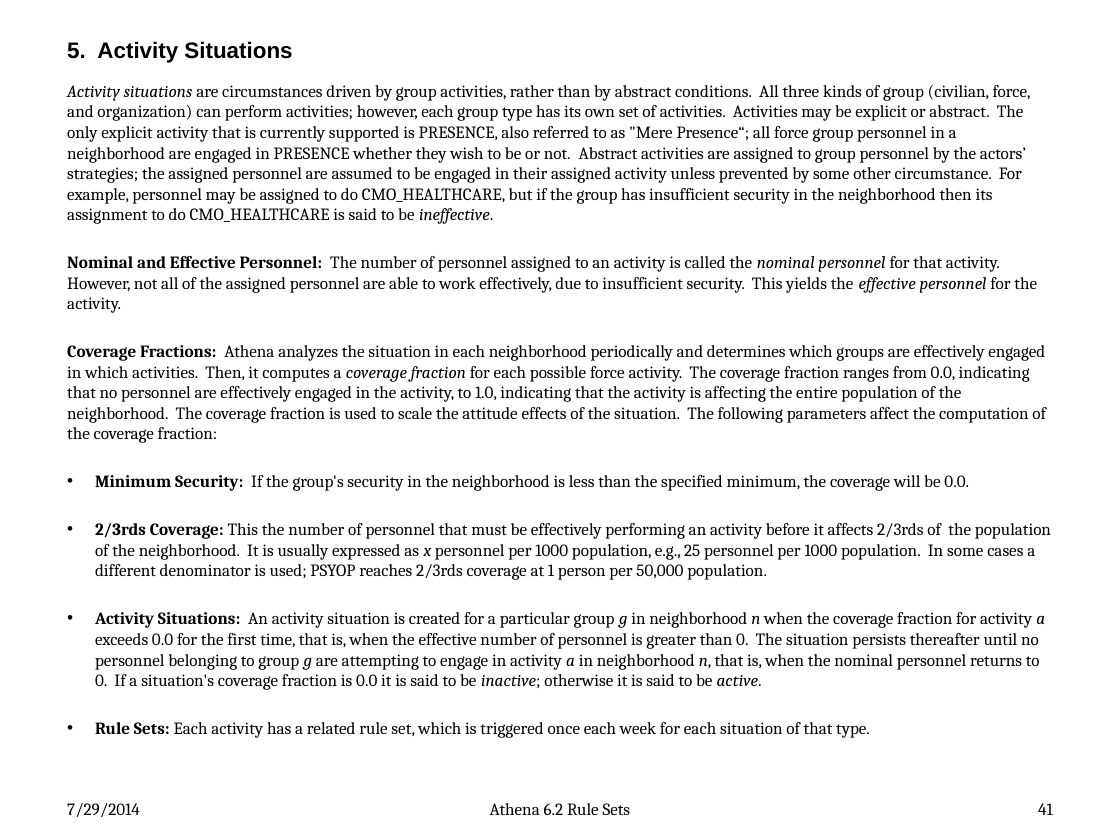
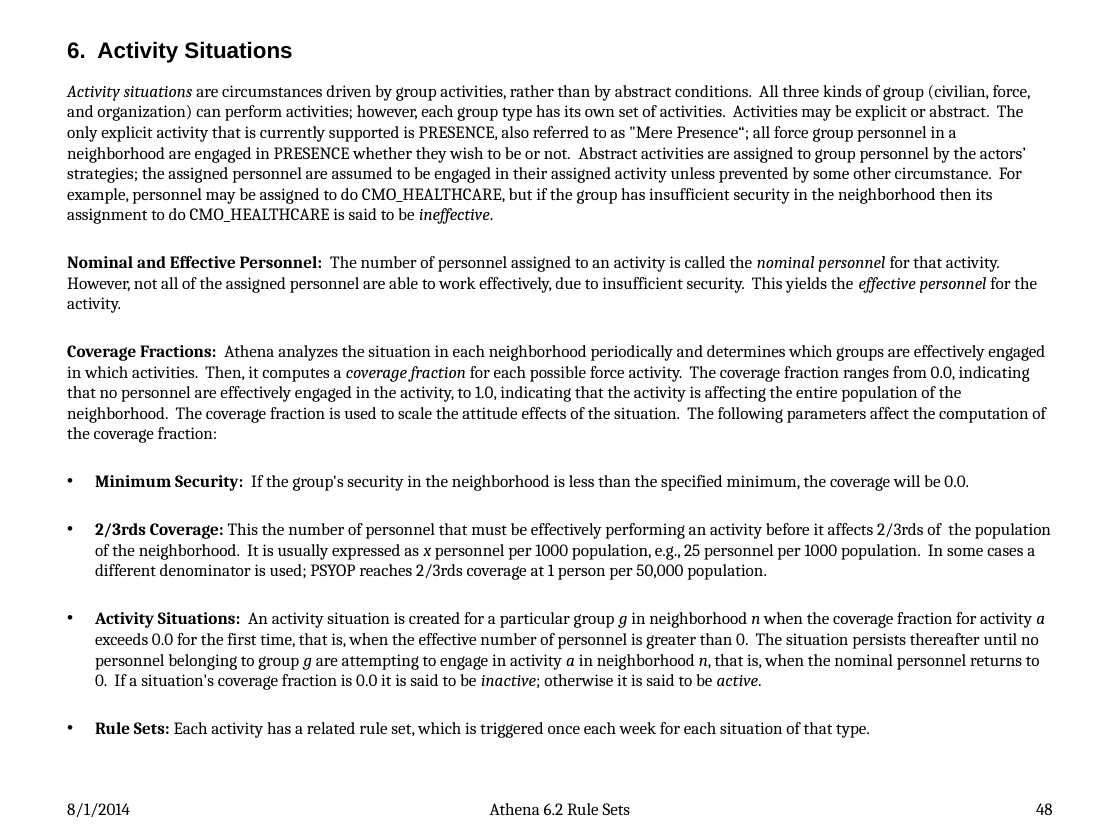
Before and after one commit to AthenaModel/athena-legacy, a slide deck: slide 48 of docs/dev/rules.pptx (slide 41 before the commit). Drawn at 1120x840 pixels with LibreOffice and Linux fonts; fonts in the diff are those of the drawing. Boxes give left, top, right and bottom in pixels: in the first picture for what was removed or moved away, otherwise in the second. Text is boxed around its words. In the diff, an @@ line names an element or a change of style, - is before the commit and + after.

```diff
--- a/docs/dev/rules.pptx
+++ b/docs/dev/rules.pptx
@@ title at box(67, 41, 292, 63): text changed @@
-5. Activity Situations
+6. Activity Situations
@@ text at box(67, 803, 130, 817): text changed @@
-7/29/2014
+8/1/2014
@@ page number at box(1036, 803, 1053, 815): text changed @@
-41
+48
```
Also in this commit, not shown: 72 other slides changed, 7 slides added, 6 other files.
